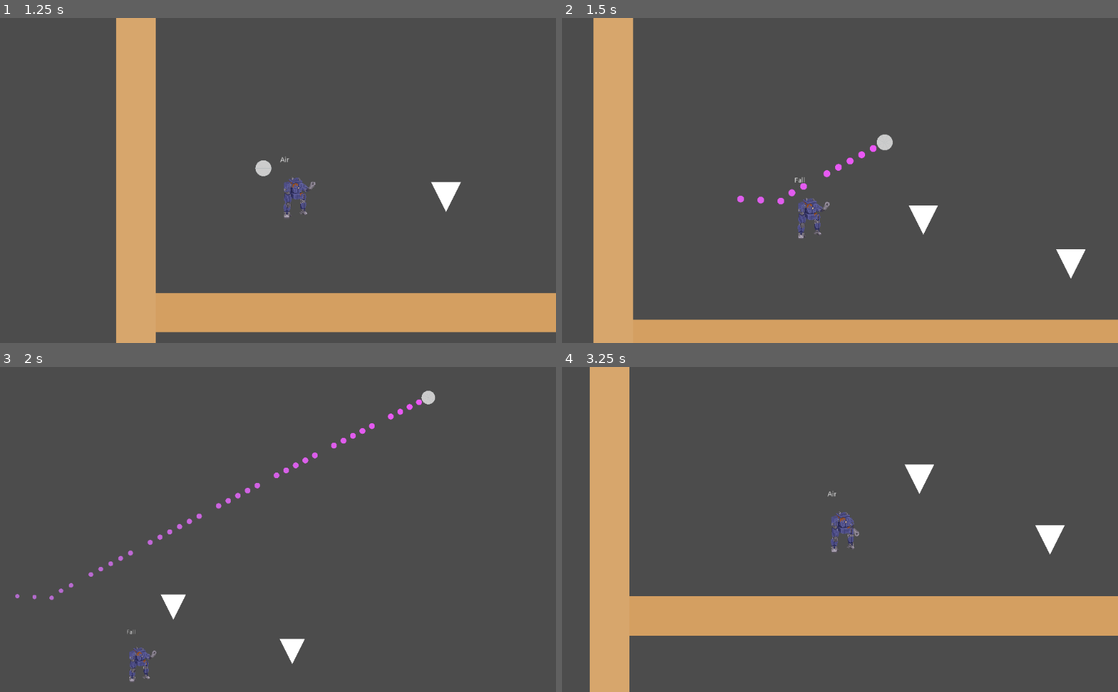
Above: before the commit, frames 1-4 (two rows, left to right).
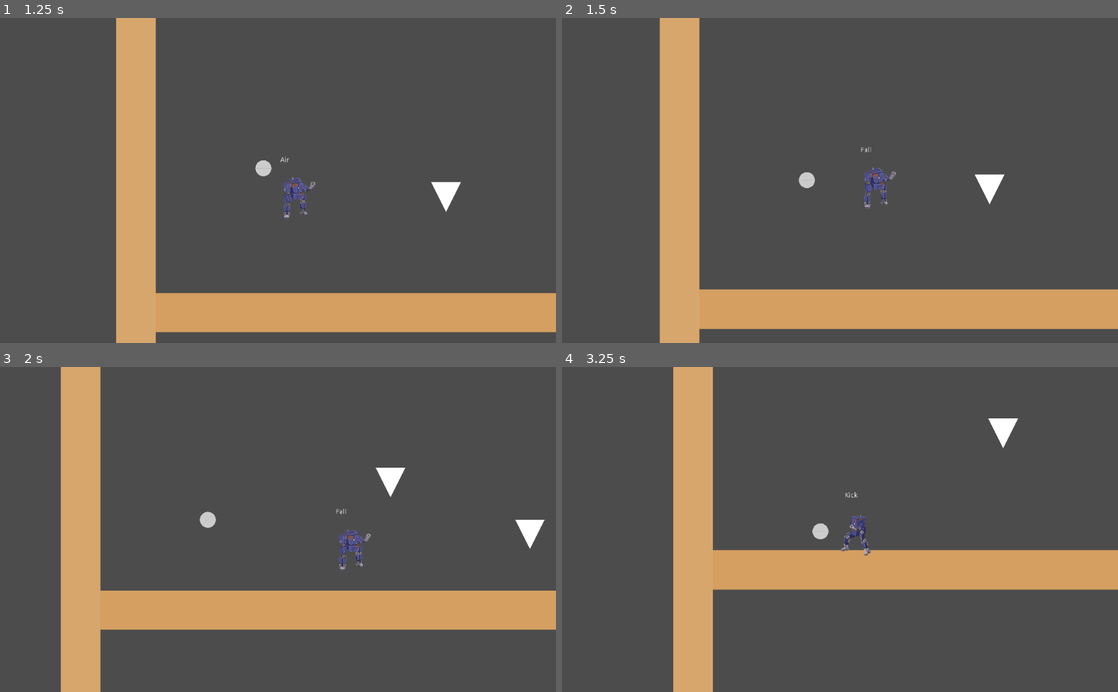
Above: after the commit, the same moments.

Repository: gioele-santi/MechGameJam
Game: Godot game, scene res://Level.tscn
Same seed, same stepped clock (60 frames per second), same inputs: the game is played once before the commit and once after it. The project has no main scene, so this scene is started directly.
Inputs:
- Up to frame 1 (1.25 s): hold D (move_right) from 0.53 s (still down); hold Shift (attack) from 0.53 s (still down); tap Space (jump) at 0.77 s
- Up to frame 2 (1.5 s): keep holding D (move_right); release Shift (attack) at 1.28 s; tap Shift (attack) at 1.35 s
- Up to frame 3 (2 s): keep holding D (move_right); tap Space (jump) at 1.52 s
- Up to frame 4 (3.25 s): release D (move_right) at 2.03 s; hold A (move_left) 2.03-2.78 s; hold Shift (attack) 2.03-2.78 s; hold D (move_right) from 2.78 s (still down); tap Shift (attack) at 2.85 s; tap Space (jump) at 3.02 s

Frame 1 is identical in both runs. In frame 2, 27% of the frame differs, in the area x 5-100%, y 0-100%; in frame 3, 19%; in frame 4, 34%.

Commit message:
Restored kick as state

Diff:
--- a/Ball.gd
+++ b/Ball.gd
@@ -11,17 +11,17 @@
 
 onready var trail := $Particles2D
 
-func _unhandled_input(event: InputEvent) -> void:
-	if event.is_action_pressed("attack"):
-		timer = 0.0
-	elif event.is_action_released("attack"):
-		var strength = get_strength()
-		var dir = get_input_direction()
-		if dir.length() <= 0:
-			dir = base_direction # in case of kick and no motion
-		apply_impulse(Vector2.ZERO, dir * strength)
-		trail.emitting = true
-		print("Hit direction: " + str(dir) + " - strength: " + str(strength))
+#func _unhandled_input(event: InputEvent) -> void:
+#	if event.is_action_pressed("attack"):
+#		timer = 0.0
+#	elif event.is_action_released("attack"):
+#		var strength = get_strength()
+#		var dir = get_input_direction()
+#		if dir.length() <= 0:
+#			dir = base_direction # in case of kick and no motion
+#		apply_impulse(Vector2.ZERO, dir * strength)
+#		trail.emitting = true
+#		print("Hit direction: " + str(dir) + " - strength: " + str(strength))
 
 func get_strength() -> float:
 	match hit_mode:
--- a/Mech/Mech.gd
+++ b/Mech/Mech.gd
@@ -9,12 +9,17 @@
 
 signal attack_completed
 
+var kick_charge := 0.0
+
 var direction := Vector2.ZERO setget set_direction
 
 func _ready() -> void:
 	player.connect("animation_finished", self, "_on_player_animation_finished")
 	fsm.connect("transitioned", self, "_on_fsm_change")
 	pass # Replace with function body.
+
+func _process(delta: float) -> void:
+	kick_charge += delta
 
 func set_direction(value: Vector2) -> void:
 	direction = value
@@ -105,10 +110,13 @@
 		enable_ball(body, "chest")
 
 func _on_Area_body_exited(body: Node) -> void:
+	set_process(false)
 	if body is MechBall:
 		body.controllable = false
 
 func enable_ball(ball: MechBall,  mode: String) -> void:
+	kick_charge = 0.0
+	set_process(true)
 	ball.controllable = true
 	ball.hit_mode = mode
 	ball.base_direction = direction.normalized()
--- a/Mech/Mech.tscn
+++ b/Mech/Mech.tscn
@@ -8,6 +8,7 @@
 [ext_resource path="res://Mech/States/Move/Walk.gd" type="Script" id=6]
 [ext_resource path="res://Mech/States/Move/Air.gd" type="Script" id=7]
 [ext_resource path="res://Mech/States/Move/Fall.gd" type="Script" id=8]
+[ext_resource path="res://Mech/States/Attack/Kick.gd" type="Script" id=9]
 [ext_resource path="res://Mech/States/Stagger.gd" type="Script" id=12]
 
 [sub_resource type="Animation" id=13]
@@ -227,6 +228,9 @@
 [node name="Stagger" type="Node" parent="FSM"]
 script = ExtResource( 12 )
 
+[node name="Kick" type="Node" parent="FSM"]
+script = ExtResource( 9 )
+
 [node name="CollisionShape2D2" type="CollisionShape2D" parent="."]
 visible = false
 position = Vector2( 0, 10.25 )
--- a/Mech/States/Attack/Kick.gd
+++ b/Mech/States/Attack/Kick.gd
@@ -1,16 +1,15 @@
 extends PlayerState
 
 func physics_process(delta: float) -> void:
-	_parent.physics_process(delta) # ir kick keeps parent movement
+	pass
 
 func enter(msg: Dictionary = {}) -> void:
-	_parent.enter(msg)
 	player.transition_to(player.States.KICK)
 	player.connect("attack_completed", self, "_on_attack_completed")
 
 func exit() -> void:
 	player.disconnect("attack_completed", self, "_on_attack_completed")
-	_parent.exit()
 
 func _on_attack_completed() -> void:
+	#emit a signal from player to throw tha ball (if in touch)
 	state_machine.transition_to("Move/Idle")
--- a/Mech/States/Move/Move.gd
+++ b/Mech/States/Move/Move.gd
@@ -17,6 +17,11 @@
 		return
 	if event.is_action_pressed("move_down"):
 		state_machine.transition_to("Move/Crouch")
+		return
+#	if event.is_action_pressed("attack"):
+#		state_machine.transition_to("Kick")
+	if event.is_action_released("attack"):
+		state_machine.transition_to("Kick")
 		return
 
 func physics_process(delta: float) -> void:
Not shown: 1 places in Mech/Mech.tscn that only renumber resources
